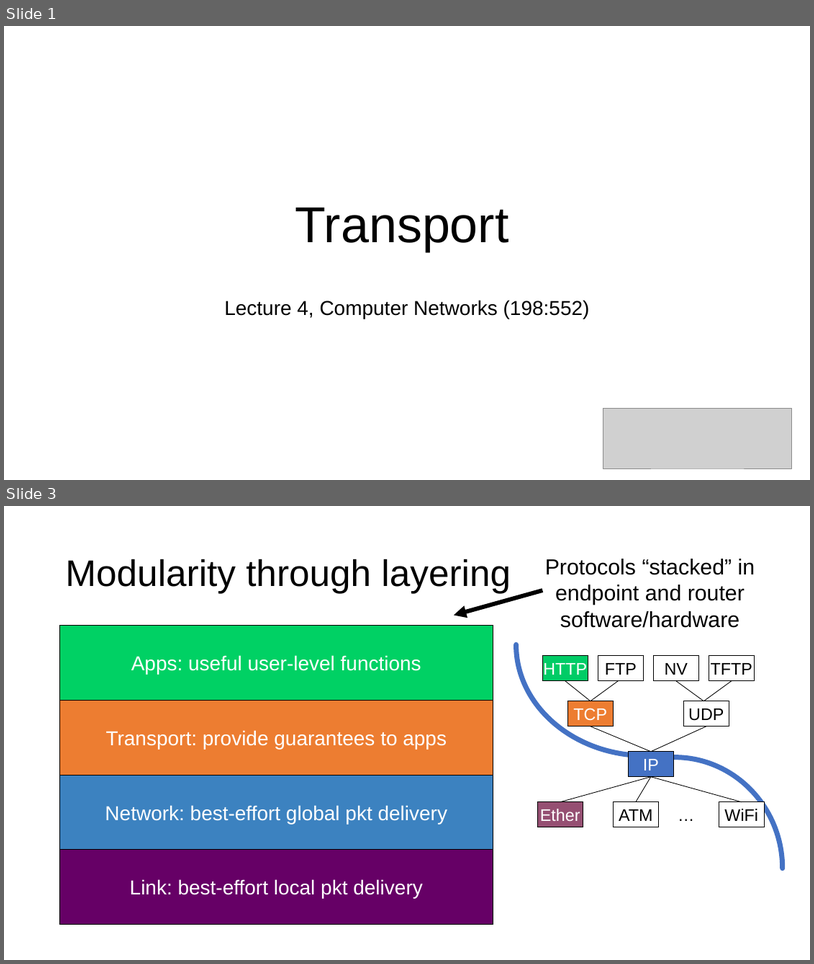
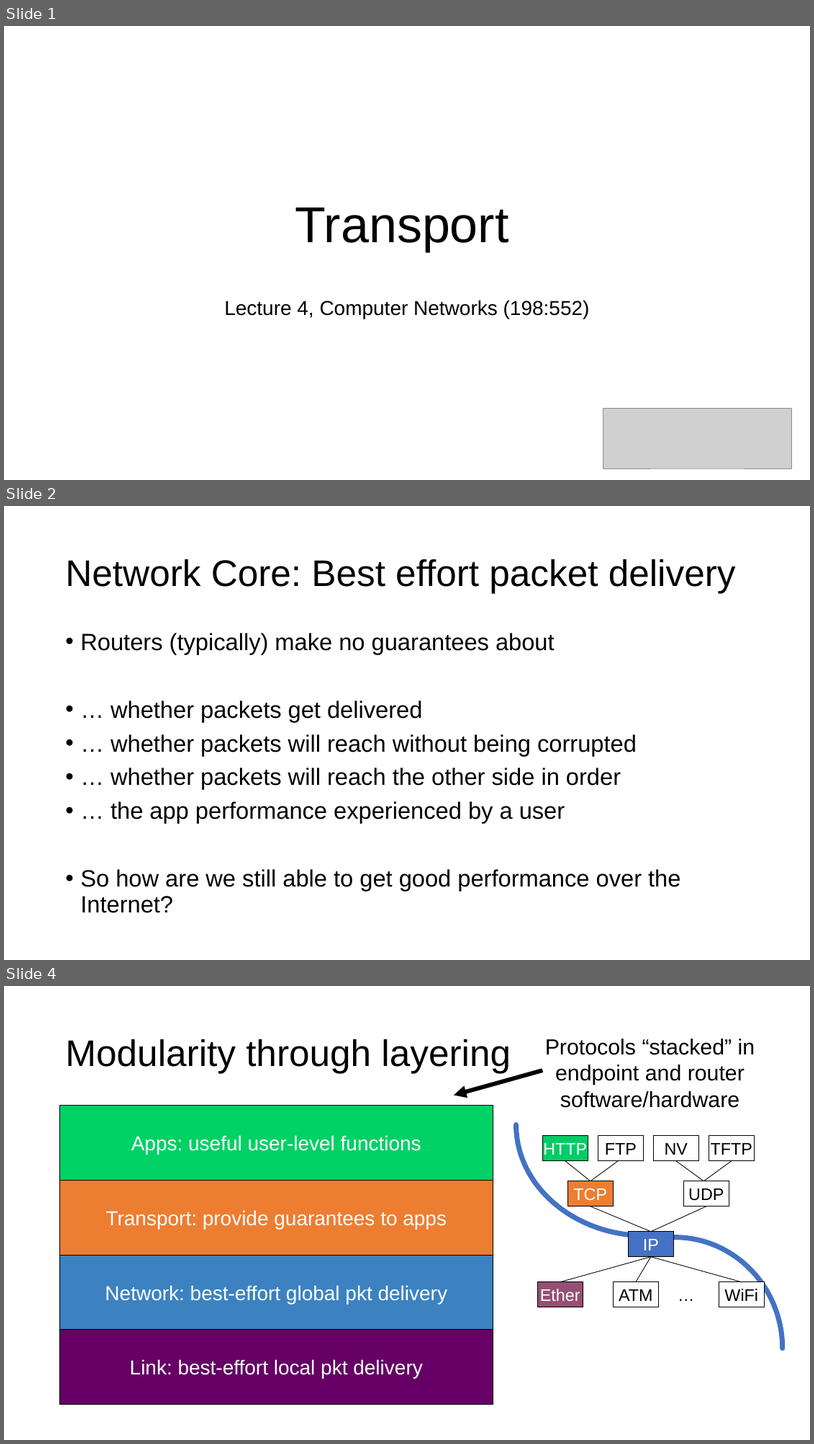
Before and after one commit to ngsrinivas/coursegen, a slide deck: ex/552-F19/lectures/04-transport.pptx. Shown one above the other, each under a label of ours: slides 1 and 3 before the commit, slides 1, 2 and 4 after it; the slides between them are not shown. The pictures are 814x964 and 814x1444 pixels, drawn with LibreOffice and Linux fonts; fonts in the diff are those of the drawing; grey boxes stand for pictures. Boxes give left, top, right and bottom in pixels: in the first picture for what was removed or moved away, otherwise in the second. Text is boxed around its words. In the diff, an @@ line names an element or a change of style, - is before the commit and + after.

```diff
--- a/ex/552-F19/lectures/04-transport.pptx
+++ b/ex/552-F19/lectures/04-transport.pptx
@@ slide 2 added at [4, 506, 810, 960], background #FFFFFF @@
@@ title added at [65, 559, 736, 593], 44 pt, text #000000 @@
+Network Core: Best effort packet delivery
@@ text added at [80, 633, 681, 913], 28 pt, text #000000 @@
+• Routers (typically) make no guarantees about
+• … whether packets get delivered
+• … whether packets will reach without being corrupted
+• … whether packets will reach the other side in order
+• … the app performance experienced by a user
+• So how are we still able to get good performance over the Internet?
@@ what was slide 3 is now slide 4 @@
```
Also in this commit, not shown: 1 slide changed, 3 other files.
